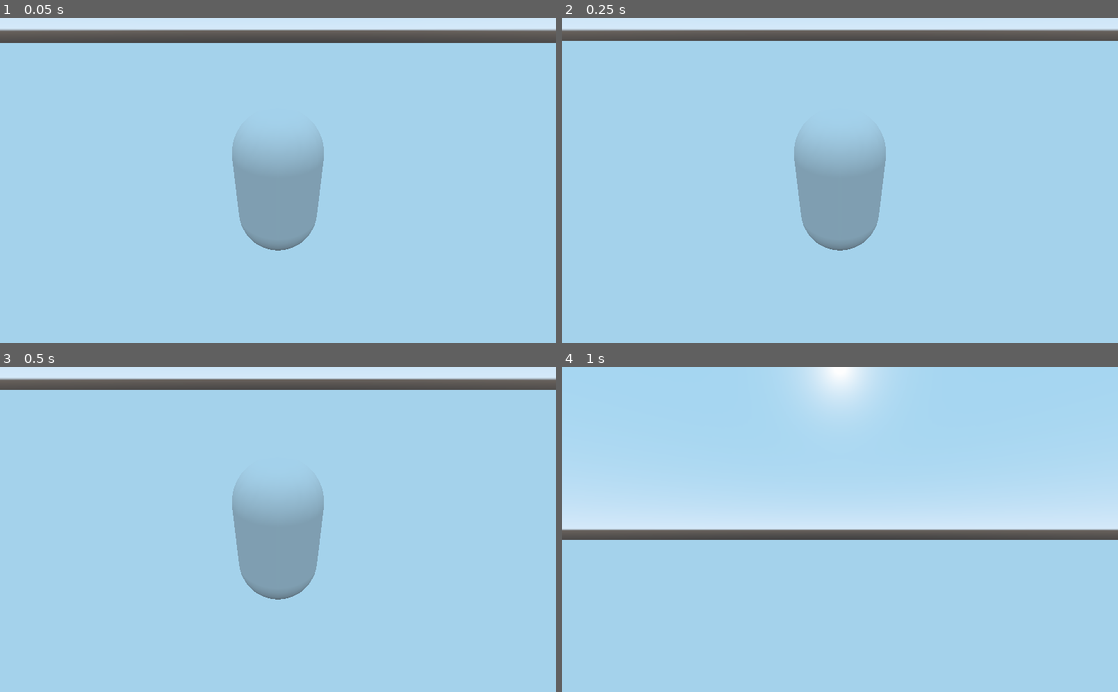
Above: before the commit, frames 1-4 (two rows, left to right).
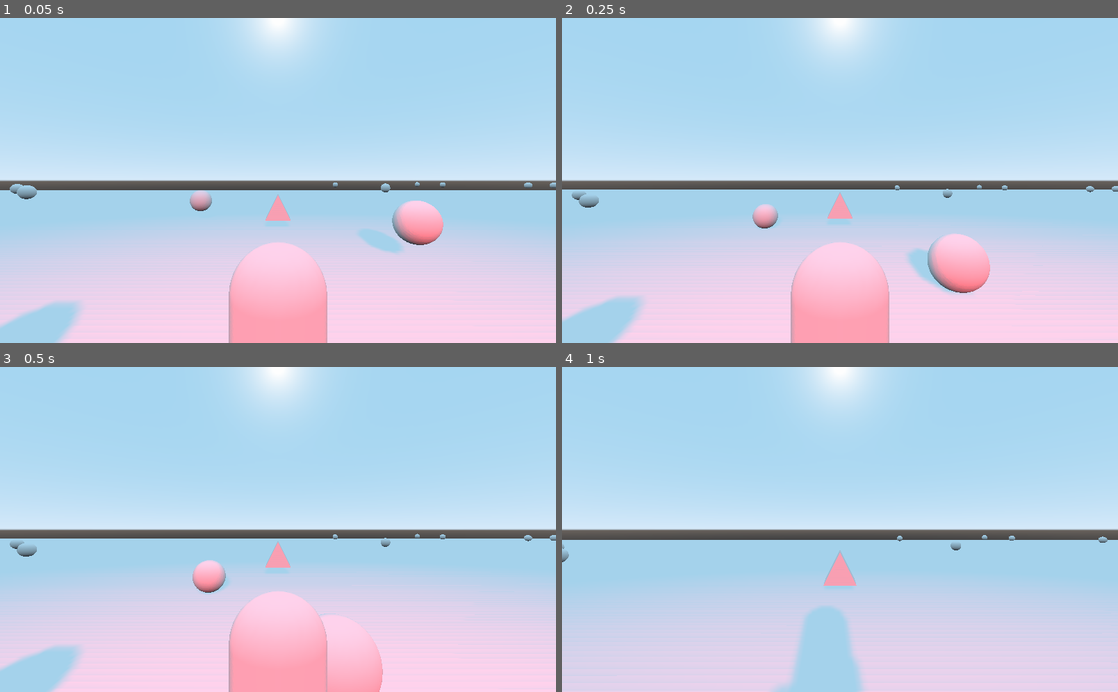
Above: after the commit, the same moments.

Repository: MW982/GProject
Game: Godot game, scene res://Scenes/World.tscn
Two runs of this game, one before a commit and one after it. Both use one fixed random seed, a clock stepped at 60 frames per second and the inputs below.
Inputs (mouse positions are in pixels of both pictures, inside the frame that each line leads up to):
- Up to frame 1 (0.05 s): no input
- Up to frame 2 (0.25 s): no input
- Up to frame 3 (0.5 s): no input
- Up to frame 4 (1 s): move the mouse to (867, 529) at 0.52 s; hold C (camera) from 0.53 s (still down); tap Space (jump) at 0.77 s

The runs differ from the first frame. In frame 1, 56% of the frame differs, in the area x 0-100%, y 0-100%; in frame 2, 55%; in frame 3, 55%; in frame 4, 28%.

Commit message:
Add basic AI

Diff:
--- a/Player/Player.gd
+++ b/Player/Player.gd
@@ -34,9 +34,8 @@
 				camera.rotate_x(deg2rad(-x_delta))
 				camera_x_rotation += x_delta
 		else:
-			#var l = sqrt(TP.translation.y*TP.translation.y + TP.translation.z*TP.translation.z)
-			#cameraTP.rotate_x(deg2rad(-1))
-			print('Position: %s %s %s' % [TP.translation.x, TP.translation.y, TP.translation.z])
+			if Input.is_mouse_button_pressed(BUTTON_MIDDLE):
+				TP.rotate_x(event.relative.x*mouse_sensitivity)
 
 
 func _process(delta):
--- a/Player/Player.tscn
+++ b/Player/Player.tscn
@@ -1,12 +1,15 @@
-[gd_scene load_steps=4 format=2]
+[gd_scene load_steps=6 format=2]
 
 [ext_resource path="res://Player/Player.gd" type="Script" id=1]
+[ext_resource path="res://Player/Spatial.gd" type="Script" id=2]
 
-[sub_resource type="CapsuleShape" id=1]
+[sub_resource type="CubeMesh" id=1]
+
+[sub_resource type="CapsuleShape" id=2]
 radius = 0.8
 height = 1.28584
 
-[sub_resource type="CapsuleMesh" id=2]
+[sub_resource type="CapsuleMesh" id=3]
 radius = 0.8
 mid_height = 1.29
 
@@ -20,19 +23,33 @@
 current = true
 
 [node name="TP" type="Spatial" parent="."]
-transform = Transform( 1, 0, 0, 0, 1, 0, 0, 0, 1, 0, 2.48676, 3.69758 )
+transform = Transform( 1, 0, 0, 0, 1, 0, 0, 0, 1, 0, 2.48676, 3.84312 )
+visible = false
 
 [node name="CameraTP" type="Camera" parent="TP"]
-transform = Transform( 1, 0, 0, 0, 0.838671, 0.544639, 0, -0.544639, 0.838671, 0, 0, 0 )
 current = true
+
+[node name="MeshInstance" type="MeshInstance" parent="TP"]
+mesh = SubResource( 1 )
+material/0 = null
+
+[node name="GimbalY" type="Spatial" parent="."]
+transform = Transform( 1, 0, 0, 0, 0.9092, 0.41636, 0, -0.41636, 0.9092, 0, 0, 0 )
+script = ExtResource( 2 )
+
+[node name="GimbalX" type="Spatial" parent="GimbalY"]
+transform = Transform( 1, 0, 0, 0, 1, 2.98023e-08, 0, -2.98023e-08, 1, 0, 0, 0 )
+
+[node name="CameraTP" type="Camera" parent="GimbalY/GimbalX"]
+transform = Transform( 0.998933, 7.44263e-09, 0.046184, 1.86265e-09, 1, -1.78814e-07, -0.046184, 2.08616e-07, 0.998933, 0, -0.00852966, 6.55174 )
 
 [node name="CollisionShape" type="CollisionShape" parent="."]
 transform = Transform( 1, 0, 0, 0, -4.37114e-08, -1, 0, 1, -4.37114e-08, 0, 0, 0 )
-shape = SubResource( 1 )
+shape = SubResource( 2 )
 
 [node name="MeshInstance" type="MeshInstance" parent="."]
 transform = Transform( 1, 0, 0, 0, -4.37114e-08, -1, 0, 1, -4.37114e-08, 0, 0, 0 )
-mesh = SubResource( 2 )
+mesh = SubResource( 3 )
 material/0 = null
 
 [node name="Control" type="Control" parent="."]
--- /dev/null
+++ b/Player/Spatial.gd
@@ -0,0 +1,18 @@
+extends Spatial
+
+
+func _input(event):
+	if event is InputEventMouseMotion:
+		if Input.is_mouse_button_pressed(BUTTON_MIDDLE):
+			if event.relative.x >= 0:
+				rotate_y(0.01)
+			else:
+				rotate_y(-0.01)
+			if event.relative.y >= 0:
+				get_node("GimbalX").rotate_x(0.01)
+			else:
+				get_node("GimbalX").rotate_x(-0.01)
+
+
+func _ready():
+	set_process_input(true)
--- /dev/null
+++ b/Scenes/World.gd
@@ -0,0 +1,16 @@
+extends Spatial
+
+onready var Wolf = preload("res://Wolf.tscn")
+
+var pos = Vector3()
+
+func _ready():
+	for i in range(0,30):
+		var newobj = Wolf.instance()
+		pos = Vector3(randf()*202-101, 0, randf()*202-101)
+		newobj.set_position(pos)
+		add_child(newobj)
+
+
+func _process(delta):
+	pass
--- a/Scenes/World.tscn
+++ b/Scenes/World.tscn
@@ -1,20 +1,30 @@
-[gd_scene load_steps=4 format=2]
+[gd_scene load_steps=9 format=2]
 
-[ext_resource path="res://Player/Player.tscn" type="PackedScene" id=1]
+[ext_resource path="res://Scenes/World.gd" type="Script" id=1]
+[ext_resource path="res://Player/Player.tscn" type="PackedScene" id=2]
 
 [sub_resource type="CubeMesh" id=1]
 
 [sub_resource type="ConvexPolygonShape" id=2]
 points = PoolVector3Array( -1, 1, 1, 1, 1, -1, 1, 1, 1, -1, 1, -1, -1, -1, 1, 1, -1, -1, 1, -1, 1, -1, -1, -1, 1, 1, 1, -1, 1, -1, 1, 1, -1, -1, 1, 1, 1, -1, 1, -1, -1, -1, 1, -1, -1, -1, -1, 1, 1, 1, 1, -1, -1, 1, -1, 1, 1, 1, -1, 1, 1, 1, -1, -1, -1, -1, -1, 1, -1, 1, -1, -1 )
 
+[sub_resource type="PrismMesh" id=3]
+
+[sub_resource type="SphereMesh" id=4]
+
+[sub_resource type="CylinderMesh" id=5]
+
+[sub_resource type="SpatialMaterial" id=6]
+
 [node name="World" type="Spatial"]
+script = ExtResource( 1 )
 
-[node name="Player" parent="." instance=ExtResource( 1 )]
-transform = Transform( 1, 0, 0, 0, 1, 0, 0, 0, 1, 0, 0, -2 )
+[node name="Player" parent="." instance=ExtResource( 2 )]
+transform = Transform( 1, 0, 0, 0, 1, 0, 0, 0, 1, 0, -0.803832, -2 )
 
 [node name="Ground" type="MeshInstance" parent="."]
 editor/display_folded = true
-transform = Transform( 200, 0, 0, 0, 1, 0, 0, 0, 200, 0, -3.46388, 0 )
+transform = Transform( 200, 0, 0, 0, 1, 0, 0, 0, 200, 0.0729389, -3.5472, -0.0375109 )
 mesh = SubResource( 1 )
 material/0 = null
 
@@ -22,3 +32,37 @@
 
 [node name="CollisionShape" type="CollisionShape" parent="Ground/StaticBody"]
 shape = SubResource( 2 )
+
+[node name="SpotLight" type="SpotLight" parent="."]
+transform = Transform( 1, 0, 0, 0, 0.846494, 0.532398, 0, -0.532398, 0.846494, 1.83916, 13.0628, 26.6349 )
+light_color = Color( 0.886275, 0.0470588, 0.0470588, 1 )
+light_energy = 5.64
+light_indirect_energy = 7.88
+shadow_enabled = true
+spot_range = 56.4398
+spot_angle = 42.1875
+
+[node name="MeshInstance" type="MeshInstance" parent="."]
+transform = Transform( 1, 0, 0, 0, 1, 0, 0, 0, 1, 0, -0.540304, -17.0902 )
+mesh = SubResource( 3 )
+material/0 = null
+
+[node name="MeshInstance2" type="MeshInstance" parent="."]
+transform = Transform( 1, 0, 0, 0, 1, 0, 0, 0, 1, 0, -0.536683, 16.0974 )
+mesh = SubResource( 3 )
+material/0 = null
+
+[node name="MeshInstance3" type="MeshInstance" parent="."]
+transform = Transform( 1, 0, 0, 0, 1, 0, 0, 0, 1, 36.8098, 1.27044, 0.609774 )
+mesh = SubResource( 3 )
+material/0 = null
+
+[node name="MeshInstance4" type="MeshInstance" parent="."]
+transform = Transform( 1, 0, 0, 0, 1, 0, 0, 0, 1, -5.75491, -0.861988, -0.350828 )
+mesh = SubResource( 4 )
+material/0 = null
+
+[node name="MeshInstance5" type="MeshInstance" parent="."]
+transform = Transform( 1, 0, 0, 0, 1, 0, 0, 0, 1, 16.8989, -1.77953, 3.92185 )
+mesh = SubResource( 5 )
+material/0 = SubResource( 6 )
--- /dev/null
+++ b/Wolf.gd
@@ -0,0 +1,31 @@
+extends KinematicBody
+
+var gravity = 0.98
+var speed = 10
+
+
+onready var bole = get_node('/root/World/Player/').get('translation')
+var velocity = Vector3()
+var acceleration = 10
+
+var direction = Vector3()
+
+func set_position(pos):
+	#print('bolek %s' % translation.x)
+	translation = pos
+
+func _physics_process(delta):
+	bole = get_node('/root/World/Player/').get('translation')
+	#print('bole: %s' % bole)
+	var direction = bole - translation
+	var l = sqrt(direction.x*direction.x+direction.y*direction.y+direction.z*direction.z)
+	#print(l)
+	if l < 20:
+		#print('Player is close')
+		velocity = velocity.linear_interpolate(direction.normalized()*speed, acceleration*delta)
+		velocity.y -= gravity
+		velocity = move_and_slide(velocity, Vector3.UP)
+
+	#velocity = velocity.linear_interpolate(direction.normalized()*speed, acceleration*delta)
+	velocity.y -= gravity
+	velocity = move_and_slide(velocity, Vector3.UP)
--- /dev/null
+++ b/Wolf.tscn
@@ -0,0 +1,17 @@
+[gd_scene load_steps=4 format=2]
+
+[ext_resource path="res://Wolf.gd" type="Script" id=1]
+
+[sub_resource type="SphereShape" id=1]
+
+[sub_resource type="SphereMesh" id=2]
+
+[node name="Wolf" type="KinematicBody"]
+script = ExtResource( 1 )
+
+[node name="CollisionShape" type="CollisionShape" parent="."]
+shape = SubResource( 1 )
+
+[node name="MeshInstance" type="MeshInstance" parent="."]
+mesh = SubResource( 2 )
+material/0 = null
